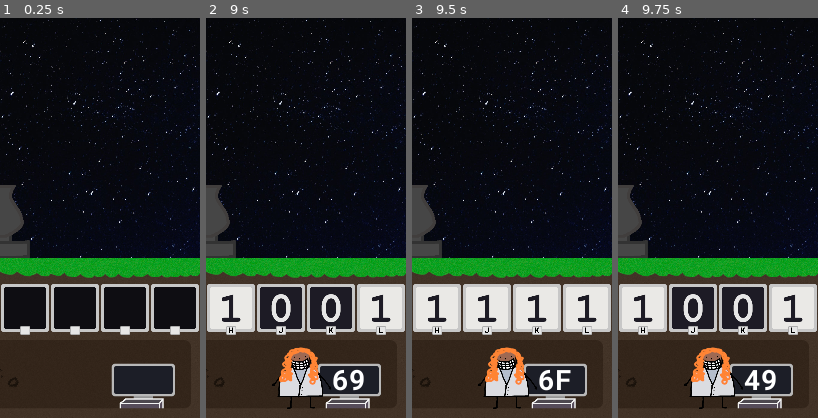
Above: before the commit, frames 1-4 (left to right).
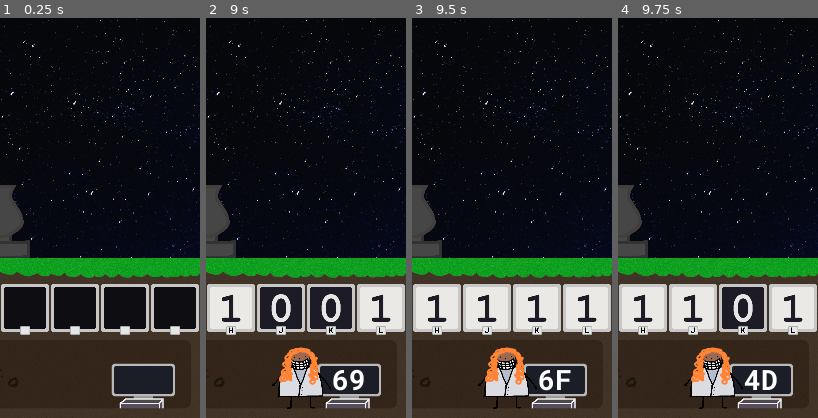
Above: after the commit, the same moments.

Repository: OceanUwU/hexafloobs
Game: Godot game, scene res://Main.tscn
The game is run twice, just before and just after one commit, with the same random seed, the same clock (stepped at 60 frames per second) and the same inputs.
Inputs (mouse positions are % of the whole screen's width and height, from its top left):
- Up to frame 1 (0.25 s): no input
- Up to frame 2 (9 s): tap Enter at 0.5, 5, 5.75, 6.5, 7.25, 8 s; drag from (6, 86) to (44, 86) at 0.52 s; drag from (19, 86) to (56, 86) at 1.27 s; move the mouse to (31, 86) at 2.02 s; hold D 2.03-2.75 s; tap J at 2.1 s; click (31, 86) at 2.17 s; drag from (44, 86) to (81, 86) at 2.77 s; drag from (56, 86) to (94, 86) at 3.52 s; drag from (69, 86) to (31, 86) at 4.27 s; move the mouse to (81, 86) at 5.02 s; hold S 5.03-5.75 s; tap K at 5.1 s; click (81, 86) at 5.17 s; drag from (94, 86) to (44, 86) at 5.77 s; move the mouse to (72, 45) at 6.52 s; hold D 6.53-7.25 s; tap H at 6.6 s; click (72, 45) at 6.67 s; drag from (30, 55) to (56, 86) at 7.27 s; move the mouse to (60, 28) at 8.02 s; hold S 8.03-8.75 s; tap L at 8.1 s; click (60, 28) at 8.17 s; drag from (45, 70) to (81, 86) at 8.77 s
- Up to frame 3 (9.5 s): no input
- Up to frame 4 (9.75 s): move the mouse to (80, 65) at 9.52 s; hold D from 9.53 s (still down); tap J at 9.6 s; click (80, 65) at 9.67 s
The pictures show only the part of the screen within x 50-100%, y 50-100%; the shares and areas given below are measured in that part.

Frames 1-3 are identical in both runs. In frame 4, 2.0% of the frame differs, in the area x 27-80%, y 67-94%.

Commit message:
fix mobile + fix bullet text

Diff:
--- a/Bit.gd
+++ b/Bit.gd
@@ -11,6 +11,7 @@
 var on = false
 var flipped_this_drag = false
 var mouse_down = false
+
 
 func init(new_bit_index):
     bit_index = new_bit_index
@@ -33,15 +34,15 @@
         flip()
 
 func _on_Area2D_input_event(_viewport, event, _shape_idx):
-    if event is InputEventMouseButton && mouse_down:
+    if event is InputEventMouseButton && mouse_down && event.pressed:
         flip()
 
 func _on_Area2D_mouse_entered():
-    if mouse_down && !flipped_this_drag:
+    if mouse_down:
         flip()
 
 func flip():
-    if playing:
+    if playing && !flipped_this_drag:
         set_on(!on, true)
         flipped_this_drag = true
 
--- a/Main.gd
+++ b/Main.gd
@@ -72,7 +72,7 @@
             $Cannon/ShootyPart.rotation = -atan(($Cannon.position.x - floob.position.x) / ($Cannon.position.y - floob.position.y))
 
             var bullet = Bullet.instance()
-            bullet.get_node('Label').text = str(value)
+            bullet.get_node('Label').text = Globals.convert_to_hex(value)
             bullet.rotation = $Cannon/ShootyPart.rotation
             add_child(bullet)
             $Shoot.play()
